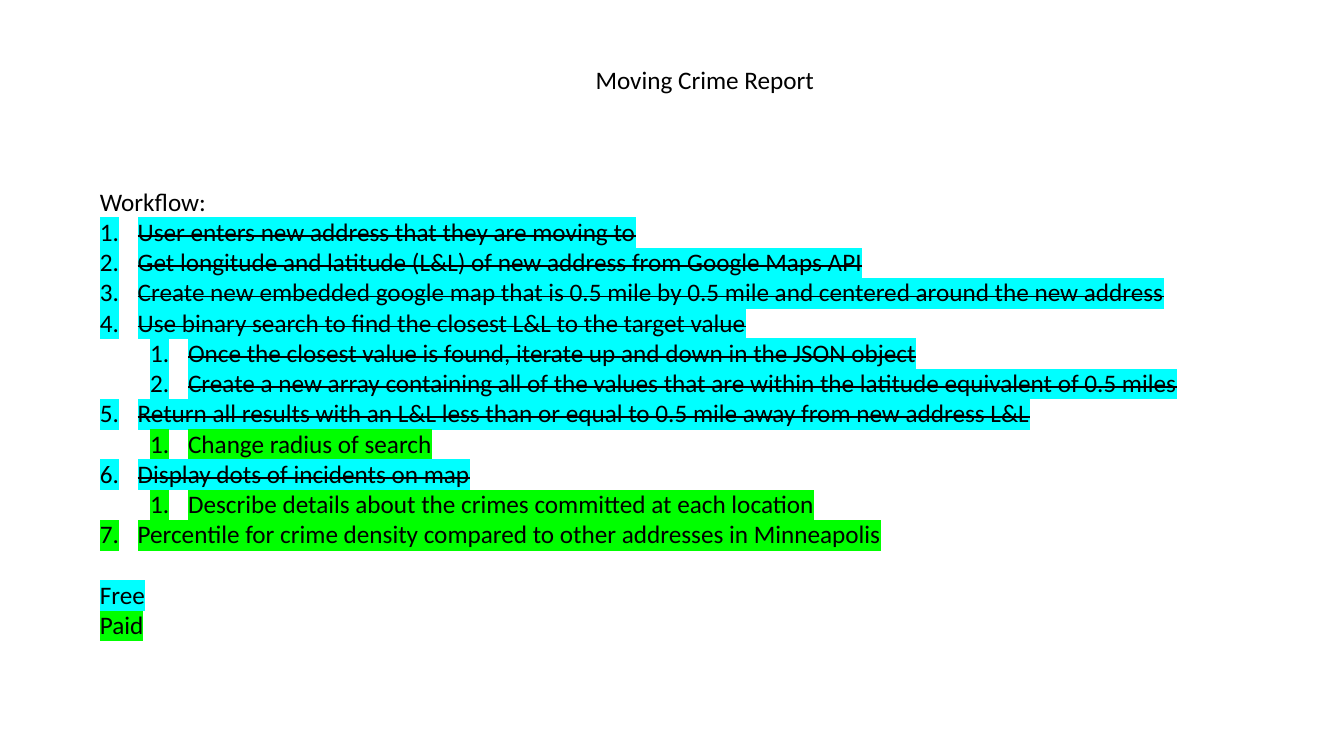
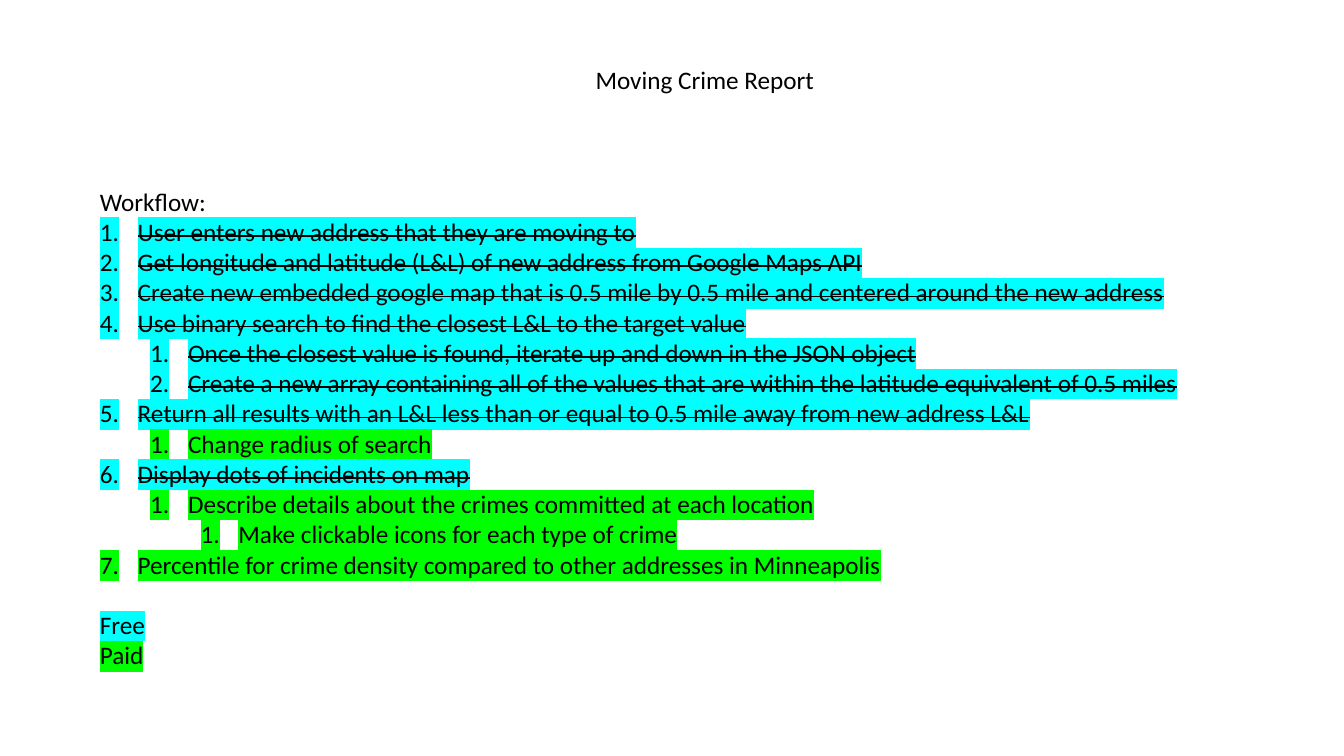
Before and after one commit to eaadalen/New-Address-Crime-Checker, a slide deck: slide 1 of Mockups.pptx. Drawn at 1344x756 pixels with LibreOffice and Linux fonts; fonts in the diff are those of the drawing. Boxes give left, top, right and bottom in pixels: in the first picture for what was removed or moved away, otherwise in the second. Text is boxed around its words. In the diff, an @@ line names an element or a change of style, - is before the commit and + after.

Commit message:
Add icons for each crime to map

```diff
--- a/Mockups.pptx
+++ b/Mockups.pptx
@@ text at (238, 525, 677, 547): paragraph added @@
+    1. Make clickable icons for each type of crime
```
Also in this commit, not shown: 30 other files.
